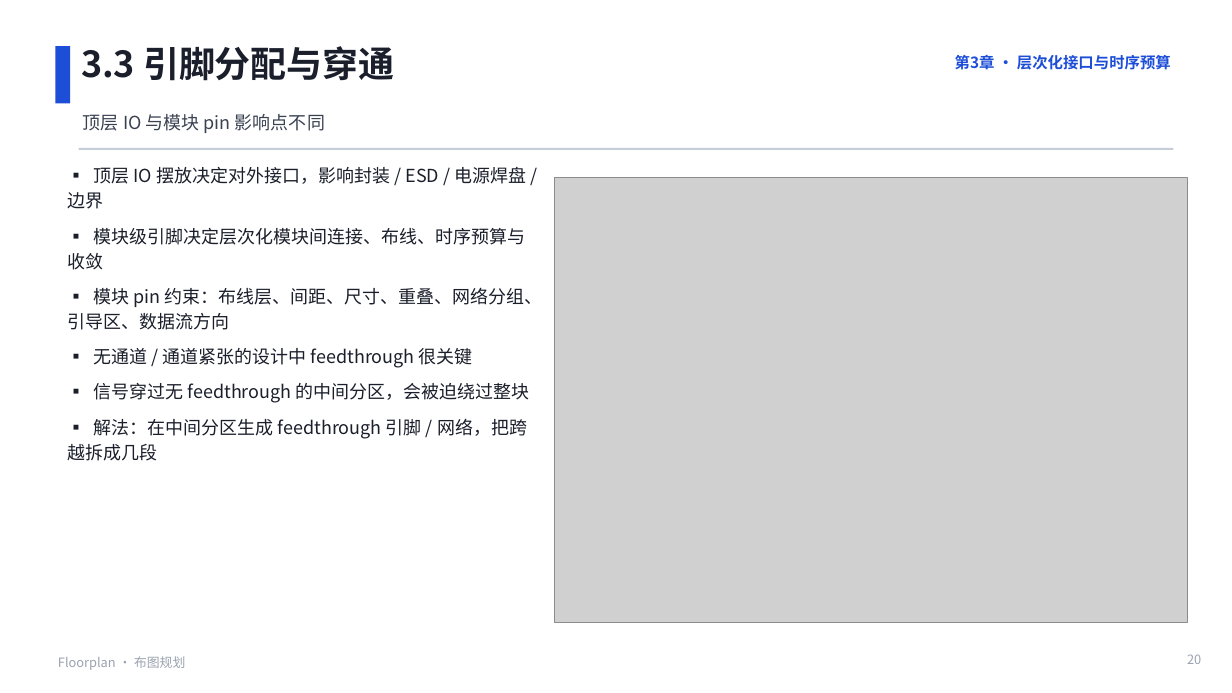
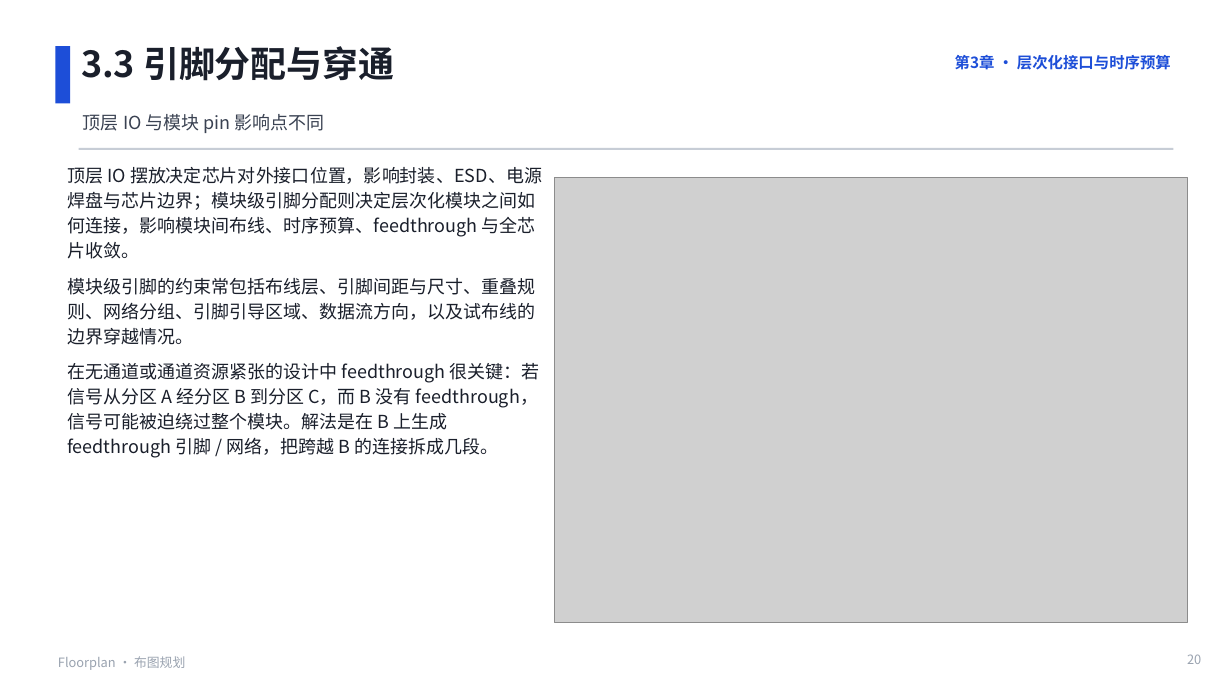
Before and after one commit to JinChengZ18/IC_Learning_Material, a slide deck: slide 20 of IC_Backend_Notes/slides/05_Floorplan.pptx. Drawn at 1232x693 pixels with LibreOffice and Linux fonts; fonts in the diff are those of the drawing; grey boxes stand for pictures. Boxes give left, top, right and bottom in pixels: in the first picture for what was removed or moved away, otherwise in the second. Text is boxed around its words. In the diff, an @@ line names an element or a change of style, - is before the commit and + after.

```diff
--- a/IC_Backend_Notes/slides/05_Floorplan.pptx
+++ b/IC_Backend_Notes/slides/05_Floorplan.pptx
@@ text at [67, 167, 542, 458]: text changed @@
-▪ 顶层 IO 摆放决定对外接口，影响封装 / ESD / 电源焊盘 / 边界
-▪ 模块级引脚决定层次化模块间连接、布线、时序预算与收敛
-▪ 模块 pin 约束：布线层、间距、尺寸、重叠、网络分组、引导区、数据流方向
-▪ 无通道 / 通道紧张的设计中 feedthrough 很关键
-▪ 信号穿过无 feedthrough 的中间分区，会被迫绕过整块
-▪ 解法：在中间分区生成 feedthrough 引脚 / 网络，把跨越拆成几段
+顶层 IO 摆放决定芯片对外接口位置，影响封装、ESD、电源焊盘与芯片边界；模块级引脚分配则决定层次化模块之间如何连接，影响模块间布线、时序预算、feedthrough 与全芯片收敛。
+模块级引脚的约束常包括布线层、引脚间距与尺寸、重叠规则、网络分组、引脚引导区域、数据流方向，以及试布线的边界穿越情况。
+在无通道或通道资源紧张的设计中 feedthrough 很关键：若信号从分区 A 经分区 B 到分区 C，而 B 没有 feedthrough，信号可能被迫绕过整个模块。解法是在 B 上生成 feedthrough 引脚 / 网络，把跨越 B 的连接拆成几段。
```
Also in this commit, not shown: 2 other slides changed, 28 other files.
